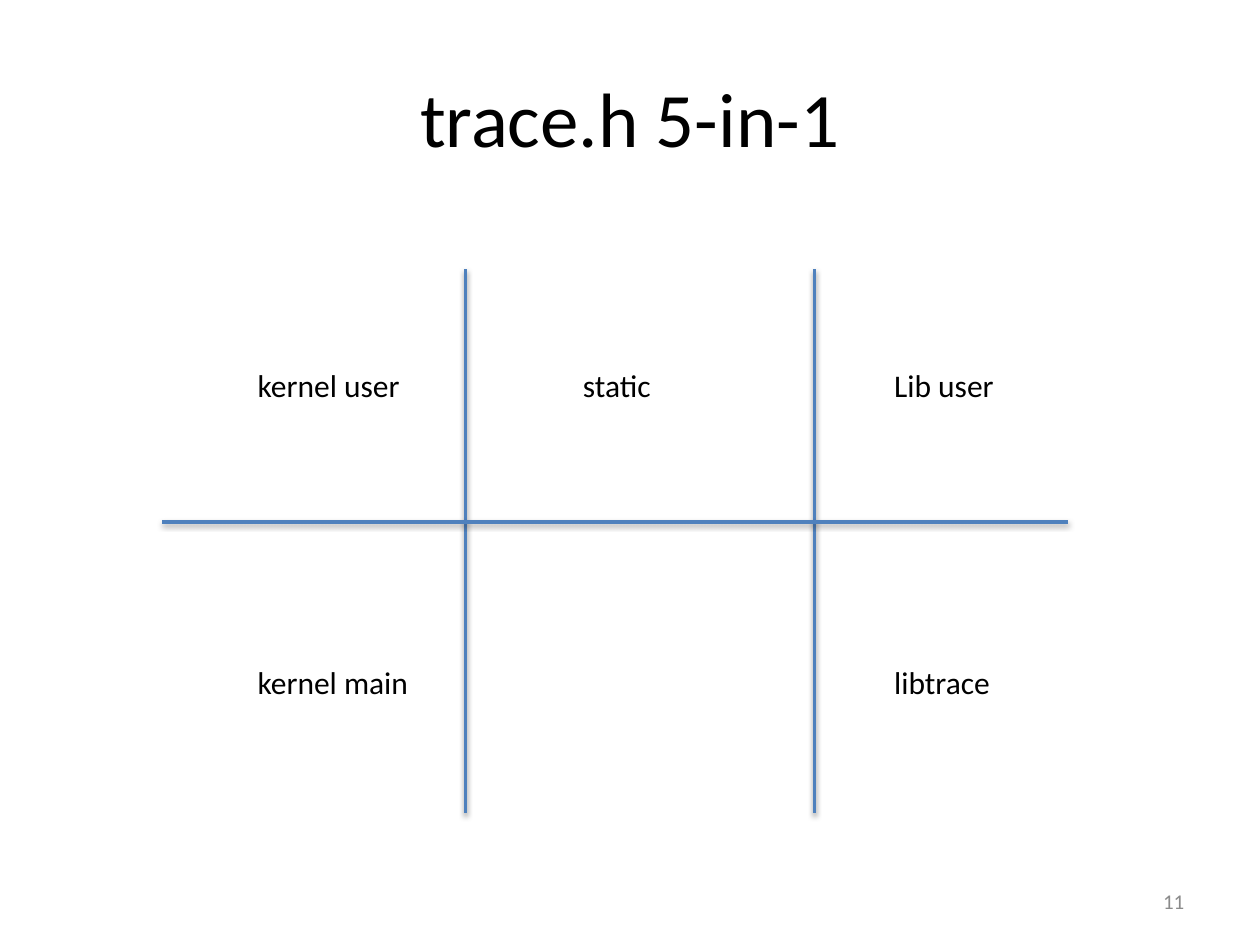
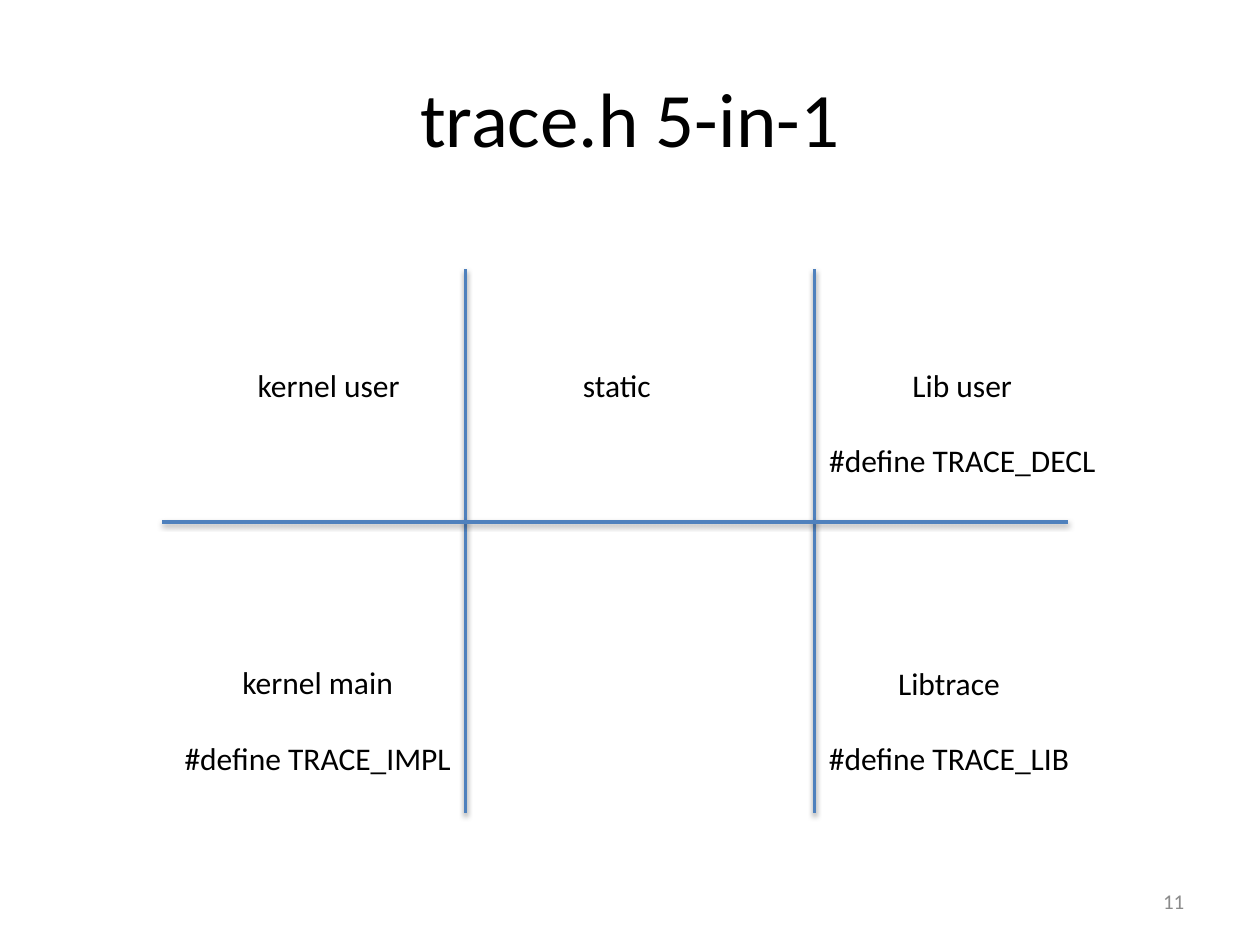
Before and after one commit to art-daq/trace, a slide deck: slide 11 of trace/doc/trace.pptx. Drawn at 1260x945 pixels with LibreOffice and Linux fonts; fonts in the diff are those of the drawing. Boxes give left, top, right and bottom in pixels: in the first picture for what was removed or moved away, otherwise in the second. Text is boxed around its words. In the diff, an @@ line names an element or a change of style, - is before the commit and + after.

Commit message:
tweak

```diff
--- a/trace/doc/trace.pptx
+++ b/trace/doc/trace.pptx
@@ text "Lib user": place and size @@
-text "Lib user" at <box>894,375,993,398</box>
+text "Lib user" at <box>829,375,1096,477</box>
@@ text at <box>912,375,1011,398</box>: alignment left to centre @@
@@ text at <box>829,450,1096,477</box>: paragraph added @@
+#define TRACE_DECL
@@ text "kernel main": place and size @@
-text "kernel main" at <box>258,672,408,695</box>
+text "kernel main" at <box>185,672,451,775</box>
@@ text at <box>242,672,393,695</box>: alignment left to centre @@
@@ text at <box>829,673,1069,775</box>: text changed @@
-libtrace
+Libtrace
+#define TRACE_LIB
@@ text at <box>185,748,451,775</box>: paragraph added @@
+#define TRACE_IMPL
```
